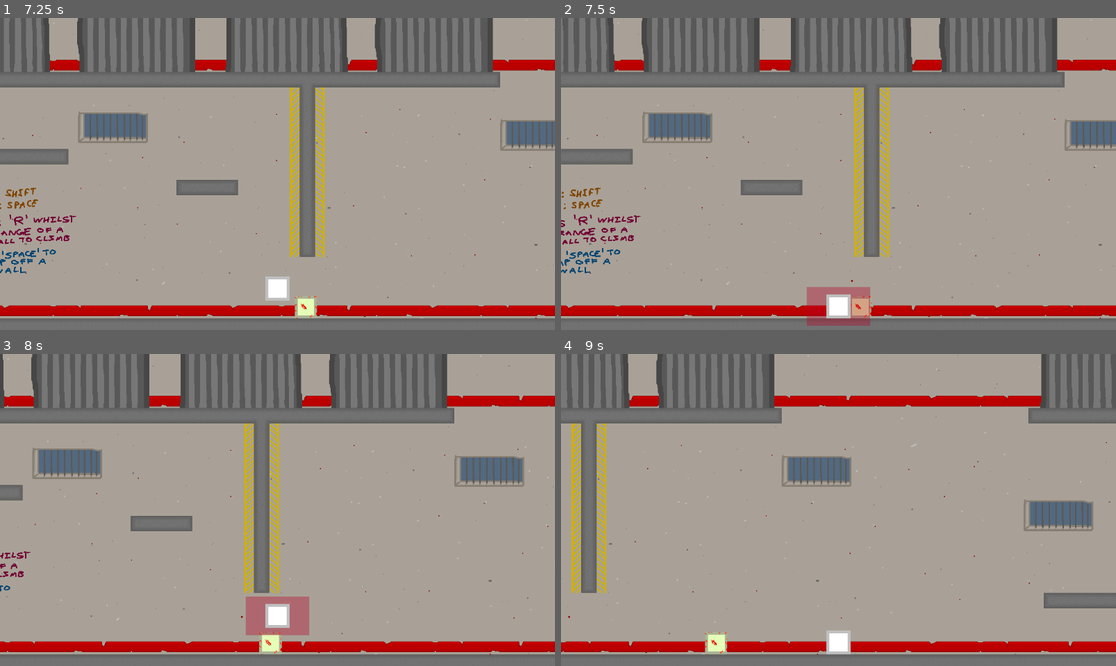
Above: before the commit, frames 1-4 (two rows, left to right).
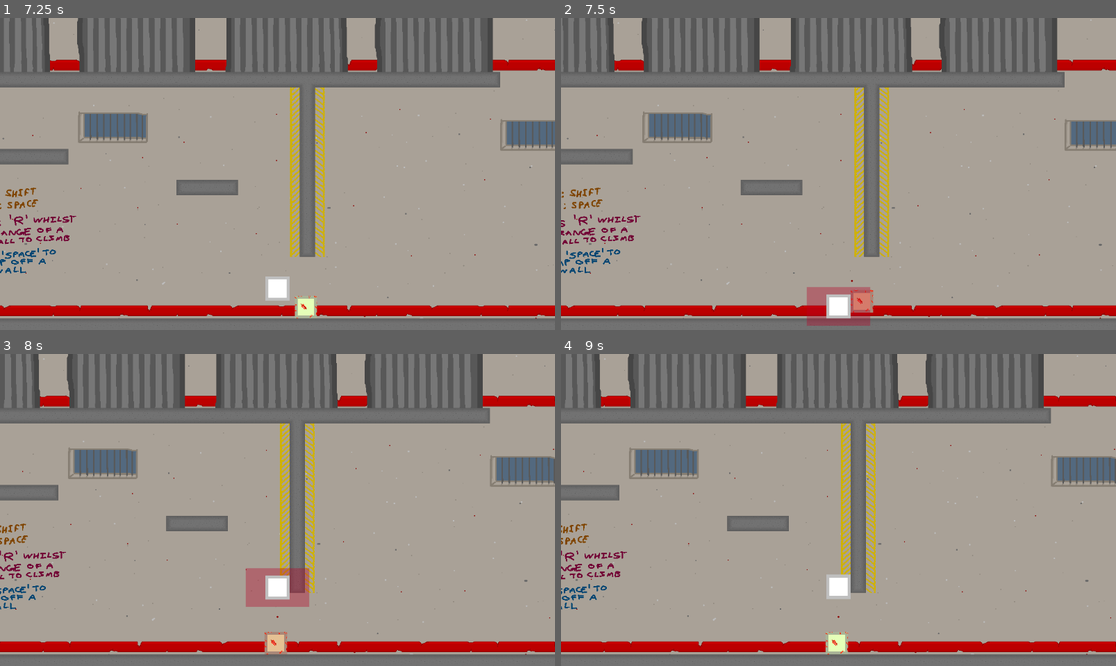
Above: after the commit, the same moments.

Repository: 19PettitR/the-swarm
Game: Godot game, scene res://main.tscn
Two runs of this game, one before a commit and one after it. Both use one fixed random seed, a clock stepped at 60 frames per second and the inputs below.
Inputs:
- Up to frame 1 (7.25 s): tap Enter at 0.5 s; hold D (right) 0.53-2.03 s; tap E (attack) at 0.6, 1.35, 2.3, 3.05, 3.6, 4.35, 5.3, 6.05, 6.6 s; tap Space (jump) at 0.77, 1.52, 3.02, 3.77, 4.52, 6.02, 6.77 s; hold A (left) 2.03-2.78 s; tap R (climb) at 2.1, 5.1 s; hold D (right) 2.78-4.28 s; tap Shift (dash) at 2.85, 5.85 s; hold A (left) 4.28-5.03 s; hold D (right) 5.03-5.78 s; hold A (left) from 5.78 s (still down)
- Up to frame 2 (7.5 s): release A (left) at 7.28 s; hold D (right) from 7.28 s (still down); tap E (attack) at 7.35 s
- Up to frame 3 (8 s): keep holding D (right); tap Space (jump) at 7.52 s
- Up to frame 4 (9 s): keep holding D (right); tap R (climb) at 8.1 s; tap E (attack) at 8.3 s; tap Shift (dash) at 8.85 s

Frame 1 is identical in both runs. In frame 2, 0.3% of the frame differs, in the area x 52-57%, y 87-97%; in frame 3, 21%; in frame 4, 30%, in the area x 0-100%, y 0-97%.

Commit message:
Milestone 3 Finish
Reflections complete

Diff:
--- a/Enemies/Areas/Attack Range.tscn
+++ b/Enemies/Areas/Attack Box.tscn
@@ -1,6 +1,6 @@
 [gd_scene load_steps=3 format=3 uid="uid://bg62inay80wli"]
 
-[ext_resource type="Script" path="res://Enemies/Areas/attack_range.gd" id="1_agbyo"]
+[ext_resource type="Script" path="res://Enemies/Areas/attack_box.gd" id="1_agbyo"]
 
 [sub_resource type="RectangleShape2D" id="RectangleShape2D_k8kio"]
 size = Vector2(102, 20)
--- a/Enemies/Areas/attack_range.gd
+++ b/Enemies/Areas/attack_box.gd
@@ -1,4 +1,4 @@
-class_name AttackRange extends Area2D
+class_name AttackBox extends Area2D
 
 signal can_attack
 signal cannot_attack
@@ -11,12 +11,12 @@
 
 ## Runs when the attack range has been entered
 func _attack_opportunity(p: Node2D) -> void:
-	# Check what has entered the attack range. Only emit if player
+	# Check what has entered the attack box. Only emit if player
 	if p == PlayerManager.player:
 		can_attack.emit()
 
 ## Runs when the attack range has been exited
 func _no_attack_opportunity(p: Node2D) -> void:
-	# Check what has exited the attack range. Only emit if player
+	# Check what has exited the attack box. Only emit if player
 	if p == PlayerManager.player:
 		cannot_attack.emit()
--- a/Enemies/Level 1/attack_box.gd
+++ b/Enemies/Level 1/attack_range.gd
@@ -1,4 +1,4 @@
-class_name AttackBox extends Area2D
+class_name AttackRange extends Area2D
 
 
 ## Connects the area entered signal to the necessary subroutine
@@ -12,7 +12,7 @@
 	if p == PlayerManager.hit_box:
 		# Player takes all damage if enemy attacks them and they are not attacking
 		if self.get_parent().enemy_is_attacking and not PlayerManager.player.is_attacking:
-			PlayerManager.player_health(-self.get_parent().enemy_strength)
+			PlayerManager.player_health(-(self.get_parent().enemy_strength)+randi_range(-5, 5))
 		# If the enemy and player 'bump' or if the player is attacking, take small amount of damage
 		else:
 			PlayerManager.player_health(-((self.get_parent().enemy_strength/2)+randi_range(-2, 4)))
--- a/Enemies/Level 1/enemy.gd
+++ b/Enemies/Level 1/enemy.gd
@@ -5,21 +5,24 @@
 # Needed to find when the player is in range
 @onready var detection_range: DetectionRange = $DetectionRange
 # Needed to attack the player
-@onready var attack_range: AttackRange = $"Attack Range"
+@onready var attack_box: AttackBox = $"Attack Box"
 # Needed to chase the player
 @onready var player = PlayerManager.player
-
-# Timers for controlling enemy attacks
+# Modulate the enemy when it has been hit
+@onready var sprite: Sprite2D = $Sprite2D
+
+# Timers for controlling enemy attack and enemy hit
 @onready var enemy_attack_timer: Timer = $"Enemy Attack Timer"
 @onready var enemy_attack_cooldown_timer: Timer = $"Enemy Attack Cooldown Timer"
-
-
-## Basic variables related to the enemy: speed, strength, hitpoints
+@onready var hit_timer: Timer = $"Hit Timer"
+
+## Basic variables related to the enemy
 @export_category("Stats")
 @export var speed : float = 180
 @export var chase_speed : float = 250
 @export var enemy_strength : float = 10
 @export var max_enemy_hitpoints : int = 1
+@export var knockback_multiplier : int = -2
 
 ## Variables relating to the enemy's attack
 @export_category("Attack")
@@ -52,6 +55,7 @@
 var enemy_hitpoints : int = max_enemy_hitpoints
 # Ensures that the enemy only takes damage once during player attacks
 var enemy_immune : bool = false
+var enemy_hit : bool = false
 var dead : bool = false
 
 # Tracks whether the player is within the enemy's hitbox or not
@@ -72,8 +76,8 @@
 	detection_range.not_seen.connect(_player_gone)
 
 	# Signals related to enemy being able to attack player
-	attack_range.can_attack.connect(_look_to_attack)
-	attack_range.cannot_attack.connect(_stop_looking_to_attack)
+	attack_box.can_attack.connect(_look_to_attack)
+	attack_box.cannot_attack.connect(_stop_looking_to_attack)
 
 	# enemy_hitpoints needs to be set during _ready because max_enemy_hitpoints is export
 	enemy_hitpoints = max_enemy_hitpoints
@@ -106,55 +110,61 @@
 		# Causes the enemy to fall and not remain static (only to be used when spawning)
 		if not is_on_floor():
 			velocity += get_gravity() * delta
-
-		# Normal chasing and patrolling when the enemy is not attacking
-		if not enemy_is_attacking:
-			# If the player is not in range, the enemy should patrol up and down
-			if not player_within_range:
-				# If the enemy is further left of the left boundary, they should start moving right
-				if global_position.x <= left_boundary:
-					direction = 1
-				# If the enemy is further right of the right boundary, they should start moving left
-				elif global_position.x >= right_boundary:
-					direction = -1
-
-				velocity.x = speed * direction
-
-			# If the player is in range, they should be followed
+		# Knockback takes priority over other movement
+		if not enemy_hit:
+			# Normal chasing and patrolling when the enemy is not attacking
+			if not enemy_is_attacking:
+				# If the player is not in range, the enemy should patrol up and down
+				if not player_within_range:
+					# If the enemy is further left of the left boundary, they should start moving right
+					if global_position.x <= left_boundary:
+						direction = 1
+					# If the enemy is further right of the right boundary, they should start moving left
+					elif global_position.x >= right_boundary:
+						direction = -1
+
+					velocity.x = speed * direction
+
+				# If the player is in range, they should be followed
+				else:
+					# If player is to the left
+					if relative_player_direction == -1:
+						# If left boundary reached
+						if global_position.x <= left_boundary:
+							# Do not follow player
+							direction = 0
+						else:
+							direction = -1
+					# If player is to the right
+					elif relative_player_direction == 1:
+						# If right boundary reached
+						if global_position.x >= right_boundary:
+							# Do not follow player
+							direction = 0
+						else:
+							direction = 1
+					# If player is in the same vertical line, do not move
+					else:
+						direction = 0
+
+					velocity.x = chase_speed * direction
+
+					# Random chance of the enemy attacking
+					if enemy_can_attack and not enemy_attack_cooldown:
+						# A 1 in [enemy_attack_chance] chance of the enemy attacking
+						if randi_range(1, enemy_attack_chance) == 1:
+							# Call a subroutine to handle the attack timings
+							_attack_timings()
+							# Cause the enemy to lunge at the player; overwrites previous velocity.x
+							velocity.x = velocity.x * enemy_attack_boost
+							velocity.y = randi_range(-400, -50)
+
+			# If enemy_is_attacking
 			else:
-				# If player is to the left
-				if relative_player_direction == -1:
-					# If left boundary reached
-					if global_position.x <= left_boundary:
-						# Do not follow player
-						direction = 0
-					else:
-						direction = -1
-				# If player is to the right
-				elif relative_player_direction == 1:
-					# If right boundary reached
-					if global_position.x >= right_boundary:
-						# Do not follow player
-						direction = 0
-					else:
-						direction = 1
-				# If player is in the same vertical line, do not move
-				else:
-					direction = 0
-
-				velocity.x = chase_speed * direction
-
-				# Random chance of the enemy attacking
-				if enemy_can_attack and not enemy_attack_cooldown:
-					# A 1 in [enemy_attack_chance] chance of the enemy attacking
-					if randi_range(1, enemy_attack_chance) == 1:
-						# Call a subroutine to handle the attack timings
-						_attack_timings()
-						# Cause the enemy to lunge at the player; overwrites previous velocity.x
-						velocity.x = velocity.x * enemy_attack_boost
-						velocity.y = randi_range(-400, -50)
-
-		# If enemy_is_attacking
+				# Prevent the enemy from leaving their boundary
+				if global_position.x <= left_boundary or global_position.x >= right_boundary:
+					velocity.x = 0
+		# If enemy has been hit (during knockback)
 		else:
 			# Prevent the enemy from leaving their boundary
 			if global_position.x <= left_boundary or global_position.x >= right_boundary:
@@ -192,6 +202,7 @@
 
 ## Makes the enemy take damage when the player has attacked them
 func _take_damage() -> void:
+
 	# Kill the enemy if their hitpoints drop below 0
 	if enemy_hitpoints - player.attack_strength <= 0:
 		_die()
@@ -199,6 +210,18 @@
 	else:
 		enemy_hitpoints -= player.attack_strength
 
+		# Set enemy_hit so that the physics process subroutine causes the enemy to be knocked back
+		enemy_hit = true
+		# Make the enemy pink so the player knows they have been hit and cannot be hit again
+		sprite.set_modulate("pink")
+		# Cause the enemy to fly backwards at 2 times their original velocity.x
+		velocity.x = velocity.x * knockback_multiplier
+		velocity.y = randi_range(-300, -100)
+		# The knockback should last the length of hit_timer
+		hit_timer.start()
+		await hit_timer.timeout
+		enemy_hit = false
+
 
 ## Starts the enemy checking for damage to be taken
 func _check_for_damage() -> void:
@@ -211,6 +234,8 @@
 ## Makes the enemy vulnerable again when the player has stopped attacking
 func _be_vulnerable():
 	enemy_immune = false
+	# Enemy will be pink if they have been hit; they should return to original colour
+	sprite.set_modulate("white")
 
 
 ## Responsible for handling the enemy's death
--- a/Enemies/Level 1/enemy_1.tscn
+++ b/Enemies/Level 1/enemy_1.tscn
@@ -3,9 +3,9 @@
 [ext_resource type="Texture2D" uid="uid://l4qjftvfjxod" path="res://Enemies/Level 1/enemy_1.png" id="1_5ija4"]
 [ext_resource type="Script" path="res://Enemies/Level 1/enemy.gd" id="1_y16c4"]
 [ext_resource type="PackedScene" uid="uid://dqk7rg8jx3l16" path="res://Enemies/Areas/Hit Box.tscn" id="3_cuqut"]
-[ext_resource type="Script" path="res://Enemies/Level 1/attack_box.gd" id="3_xy0t4"]
+[ext_resource type="Script" path="res://Enemies/Level 1/attack_range.gd" id="3_xy0t4"]
 [ext_resource type="PackedScene" uid="uid://ct8i2nhmkwntj" path="res://Enemies/Areas/Detection Range.tscn" id="4_ra8c5"]
-[ext_resource type="PackedScene" uid="uid://bg62inay80wli" path="res://Enemies/Areas/Attack Range.tscn" id="5_awd0v"]
+[ext_resource type="PackedScene" uid="uid://bg62inay80wli" path="res://Enemies/Areas/Attack Box.tscn" id="5_awd0v"]
 
 [sub_resource type="RectangleShape2D" id="RectangleShape2D_p505t"]
 size = Vector2(80, 80)
@@ -23,10 +23,10 @@
 [node name="CollisionShape2D" type="CollisionShape2D" parent="."]
 shape = SubResource("RectangleShape2D_p505t")
 
-[node name="Attack Box" type="Area2D" parent="."]
+[node name="Attack Range" type="Area2D" parent="."]
 script = ExtResource("3_xy0t4")
 
-[node name="CollisionShape2D" type="CollisionShape2D" parent="Attack Box"]
+[node name="CollisionShape2D" type="CollisionShape2D" parent="Attack Range"]
 shape = SubResource("RectangleShape2D_kaloc")
 debug_color = Color(0.990857, 0, 0.273061, 0.42)
 
@@ -36,9 +36,12 @@
 [node name="DetectionRange" parent="." instance=ExtResource("4_ra8c5")]
 scale = Vector2(64.821, -25.0297)
 
-[node name="Attack Range" parent="." instance=ExtResource("5_awd0v")]
+[node name="Attack Box" parent="." instance=ExtResource("5_awd0v")]
 scale = Vector2(11.1413, 15.2153)
 
 [node name="Enemy Attack Timer" type="Timer" parent="."]
 
 [node name="Enemy Attack Cooldown Timer" type="Timer" parent="."]
+
+[node name="Hit Timer" type="Timer" parent="."]
+wait_time = 0.5
--- a/Globals/player_manager.gd
+++ b/Globals/player_manager.gd
@@ -31,6 +31,7 @@
 		_player_die()
 	else:
 		player.health += s
+	print(player.health)
 
 
 ## Handles player death
--- a/Player/player.gd
+++ b/Player/player.gd
@@ -16,8 +16,6 @@
 @export var speed : float = 300.0
 @export var jump_speed : float = -420.0
 @export var gravity_multiplier : float = 0.8
-# The amount that the player is knocked back when they touch an enemy
-@export var knockback_speed : float = 400.0
 
 ## These variables are related to dashing, can be changed in the inspector panel
 @export_category("Dash")
--- a/main.tscn
+++ b/main.tscn
@@ -130,7 +130,7 @@
 position = Vector2(1372, 1878)
 scale = Vector2(0.58227, 0.58227)
 speed = 170.0
-max_enemy_hitpoints = 3
+max_enemy_hitpoints = 10
 enemy_attack_chance = 80
 enemy_attack_cooldown_length = 3.0
 left_boundary = 770.0
